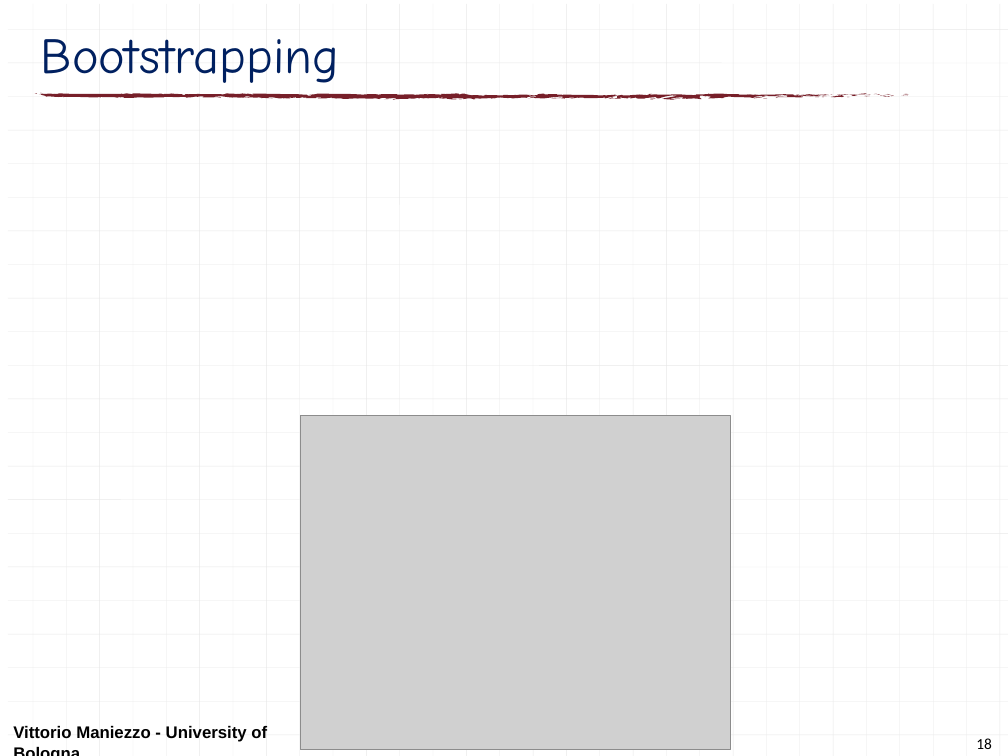
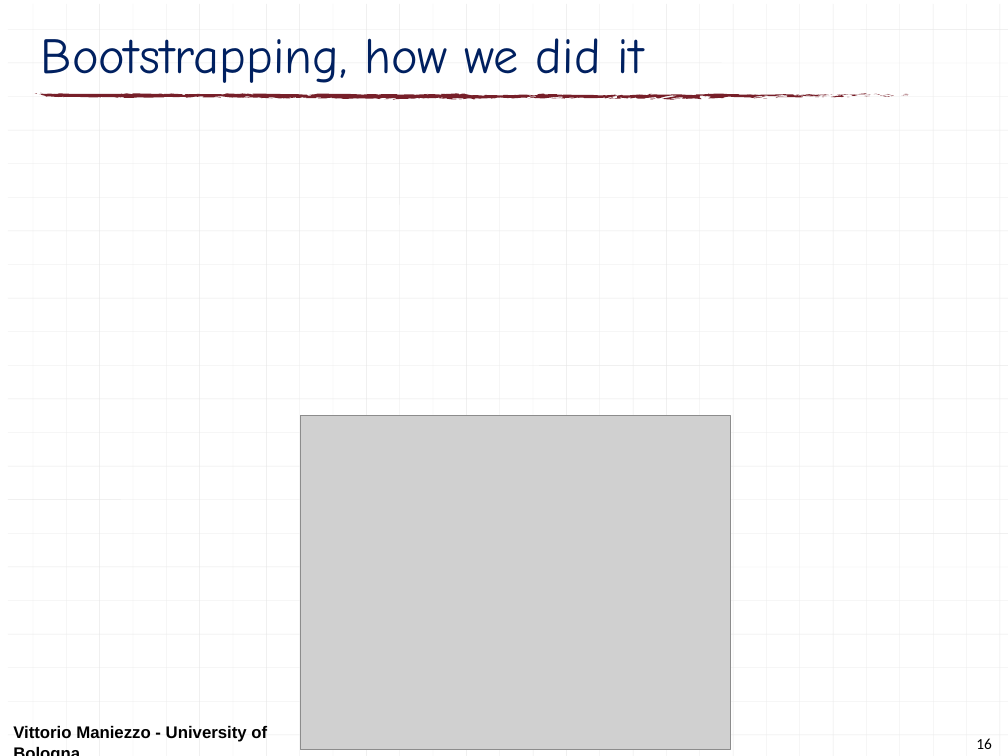
Before and after one commit to maniezzo/GDOforecast, a slide deck: slide 16 of doc/Schedulingseminar/schedulingSeminarXdock.pptx (slide 18 before the commit). Drawn at 1008x756 pixels with LibreOffice and Linux fonts; fonts in the diff are those of the drawing; grey boxes stand for pictures. Boxes give left, top, right and bottom in pixels: in the first picture for what was removed or moved away, otherwise in the second. Text is boxed around its words. In the diff, an @@ line names an element or a change of style, - is before the commit and + after.

```diff
--- a/doc/Schedulingseminar/schedulingSeminarXdock.pptx
+++ b/doc/Schedulingseminar/schedulingSeminarXdock.pptx
@@ title at (41,38,644,83): text changed @@
-Bootstrapping
+Bootstrapping, how we did it
@@ page number at (976,738,992,749): text changed @@
-18
+16
```
Also in this commit, not shown: 14 other slides changed, 2 slides removed, 1 other file.
